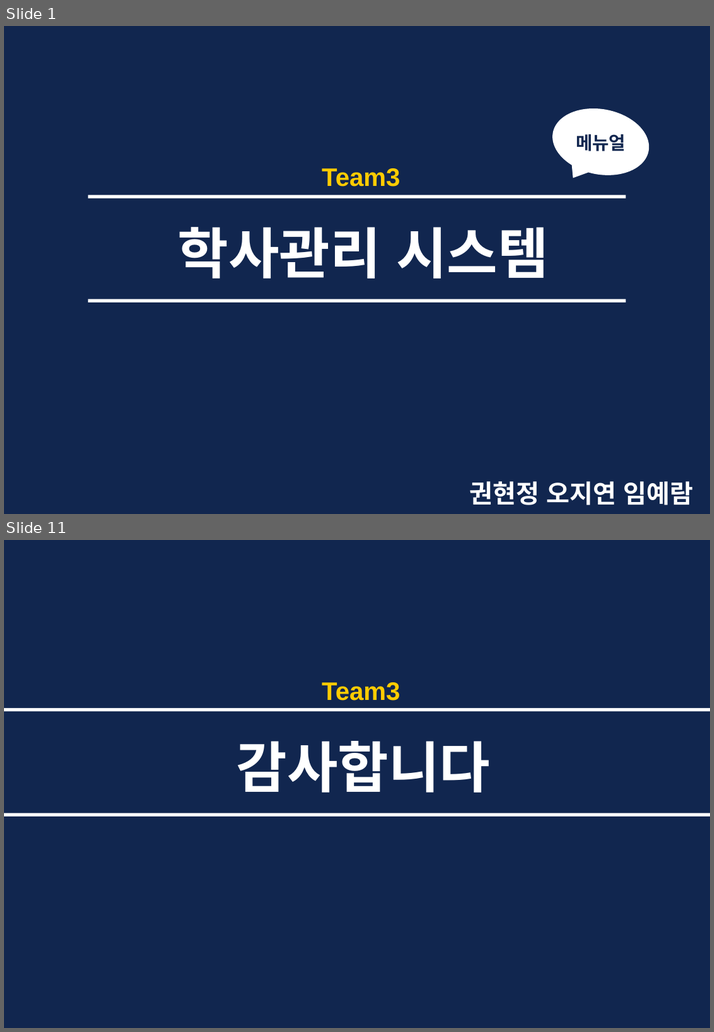
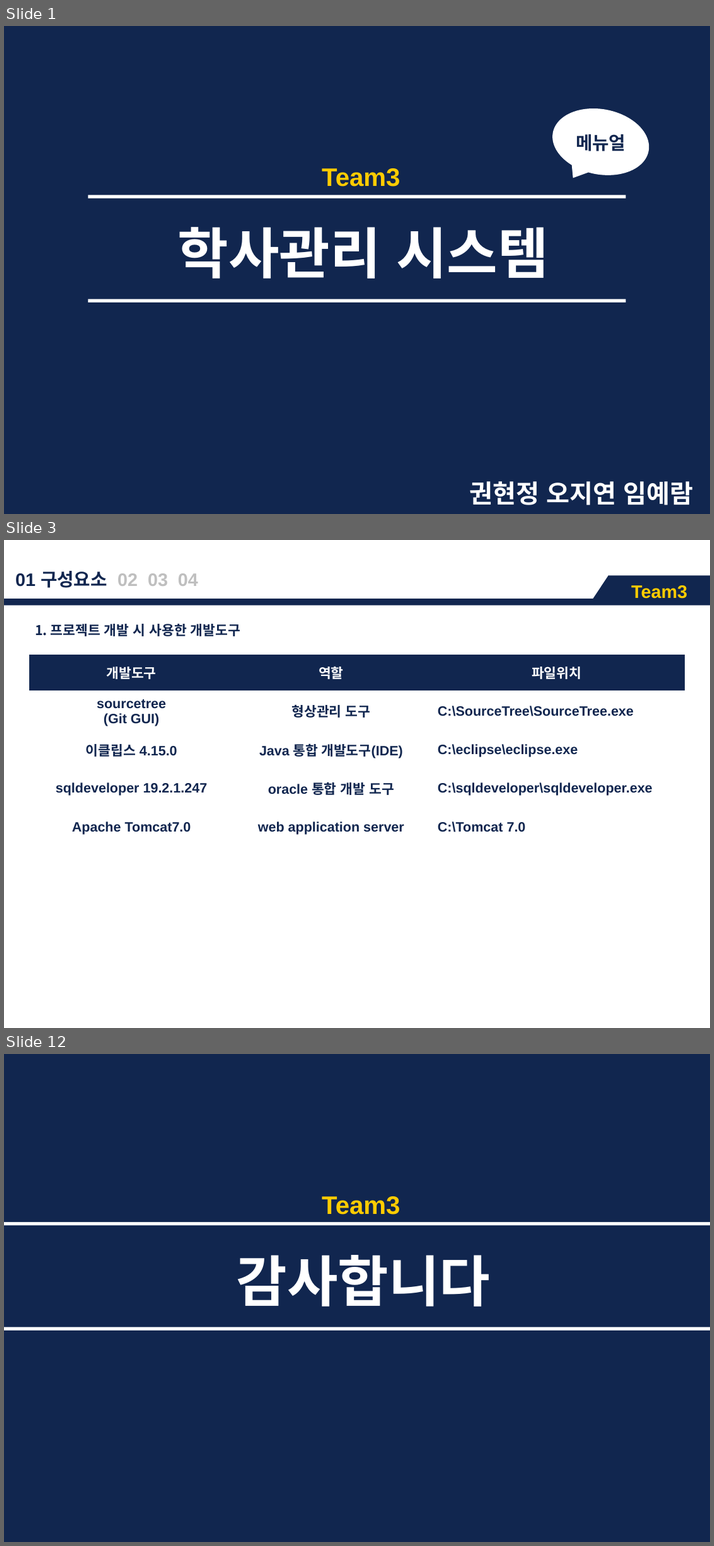
Before and after one commit to ojiyeon/Team3_2, a slide deck: 1_Team3_메뉴얼.pptx. Shown one above the other, each under a label of ours: slides 1 and 11 before the commit, slides 1, 3 and 12 after it; the slides between them are not shown. The pictures are 714x1032 and 714x1546 pixels, drawn with LibreOffice and Linux fonts; fonts in the diff are those of the drawing. Boxes give left, top, right and bottom in pixels: in the first picture for what was removed or moved away, otherwise in the second. Text is boxed around its words. In the diff, an @@ line names an element or a change of style, - is before the commit and + after.

```diff
--- a/1_Team3_메뉴얼.pptx
+++ b/1_Team3_메뉴얼.pptx
@@ slide 3 added at <box>4,540,710,1028</box>, background #FFFFFF @@
@@ group added at <box>4,571,710,605</box>: 2 rectangles, 2 texts, 1 triangle @@
+01 구성요소 02 03 04
+Team3
@@ text added at <box>35,624,240,636</box>, 15 pt, text #11264F, bold @@
+1. 프로젝트 개발 시 사용한 개발도구
@@ table added at <box>29,655,684,846</box>, 5 rows, 3 columns @@
+개발도구 | 역할 | 파일위치
+sourcetree / (Git GUI) | 형상관리 도구 | C:\SourceTree\SourceTree.exe
+이클립스 4.15.0 | Java 통합 개발도구(IDE) | C:\eclipse\eclipse.exe
+sqldeveloper 19.2.1.247 | oracle 통합 개발 도구 | C:\sqldeveloper\sqldeveloper.exe
+Apache Tomcat7.0 | web application server | C:\Tomcat 7.0
@@ what was slide 11 is now slide 12 @@
```
Also in this commit, not shown: 9 slides changed.
